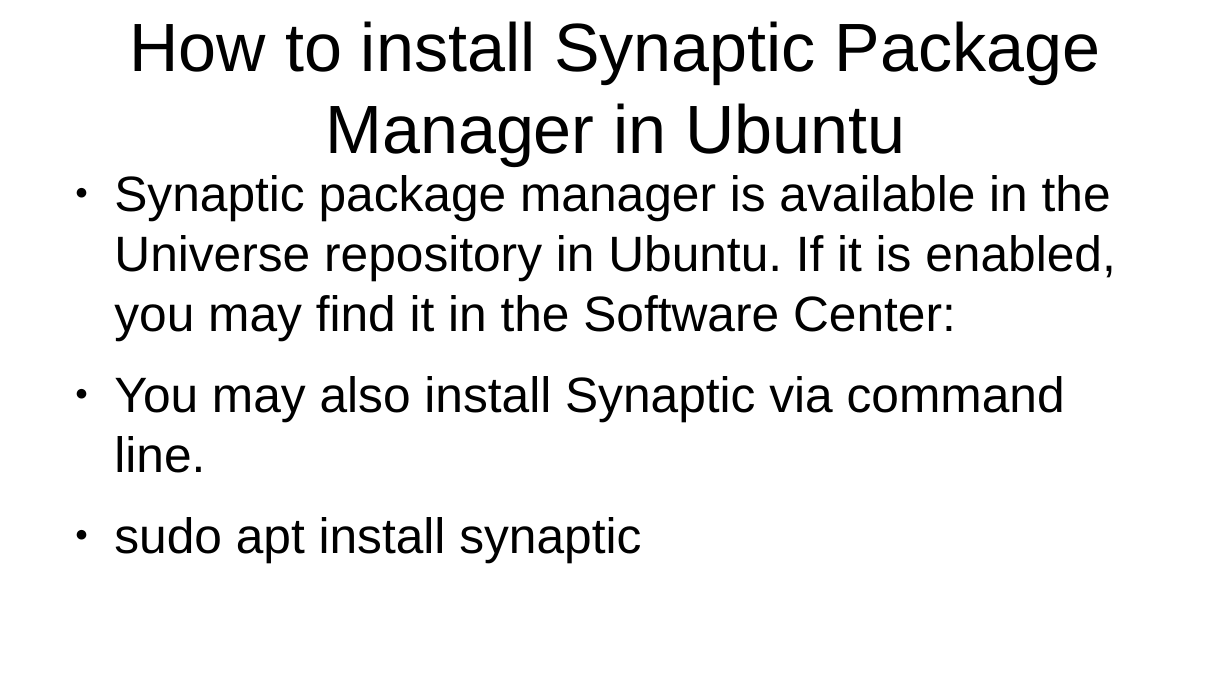
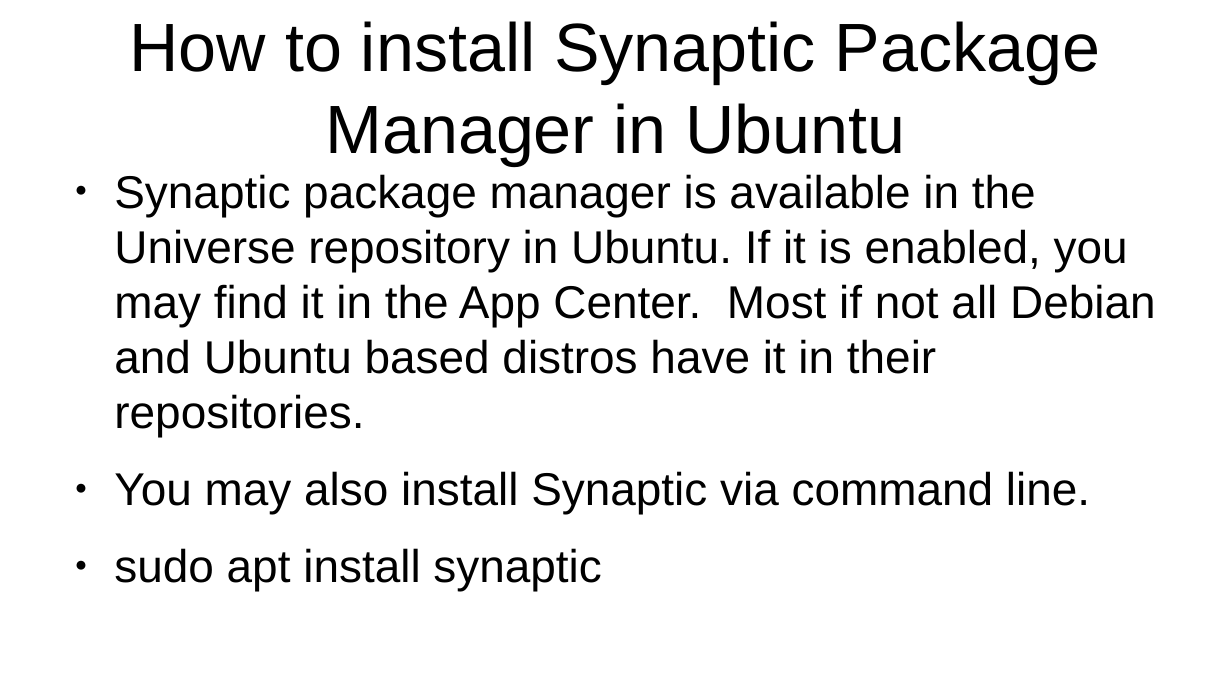
Before and after one commit to CochiseLinuxUsersGroup/Presentations, a slide deck: slide 9 of SynapticPackageManager.odp. Drawn at 1232x693 pixels with LibreOffice and Linux fonts; fonts in the diff are those of the drawing. Boxes give left, top, right and bottom in pixels: in the first picture for what was removed or moved away, otherwise in the second. Text is boxed around its words. In the diff, an @@ line names an element or a change of style, - is before the commit and + after.

```diff
--- a/SynapticPackageManager.odp
+++ b/SynapticPackageManager.odp
@@ text at [114,174,1156,437]: text changed; size 32 to 29.6 pt @@
-● Synaptic package manager is available in the Universe repository in Ubuntu. If it is enabled, you may find it in the Software Center:
+● Synaptic package manager is available in the Universe repository in Ubuntu. If it is enabled, you may find it in the App Center. Most if not all Debian and Ubuntu based distros have it in their repositories.
@@ text at [114,471,1090,591]: size 32 to 29.6 pt in "You may also install Synaptic via command ...", "sudo apt install synaptic" @@
```
Also in this commit, not shown: 2 other slides changed, 1 slide added.
